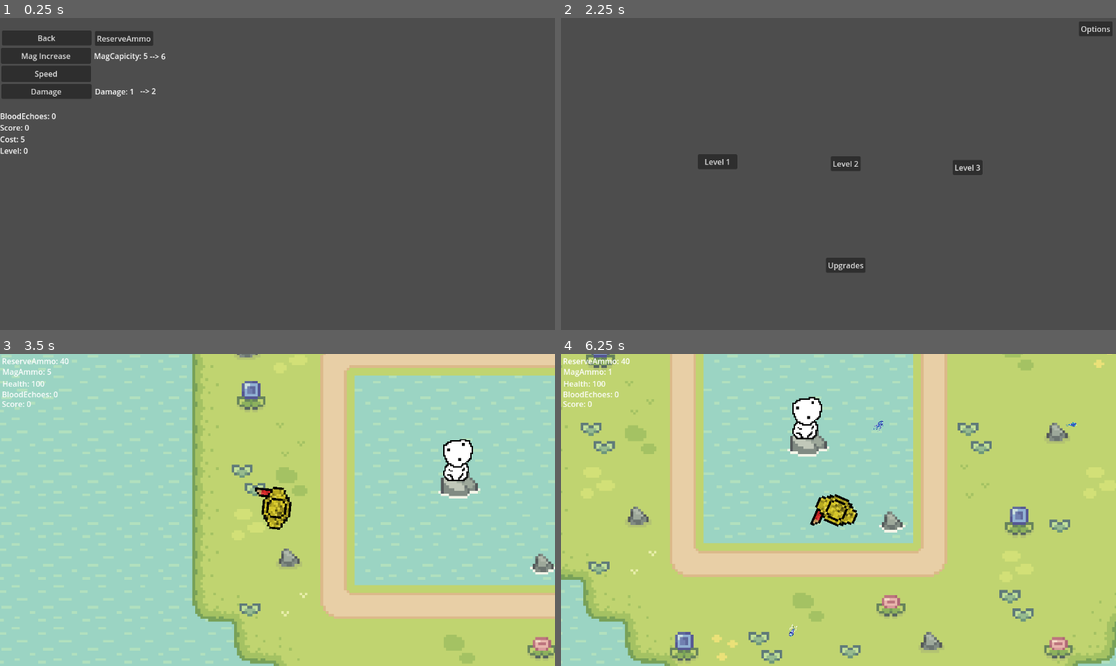
Above: before the commit, frames 1-4 (two rows, left to right).
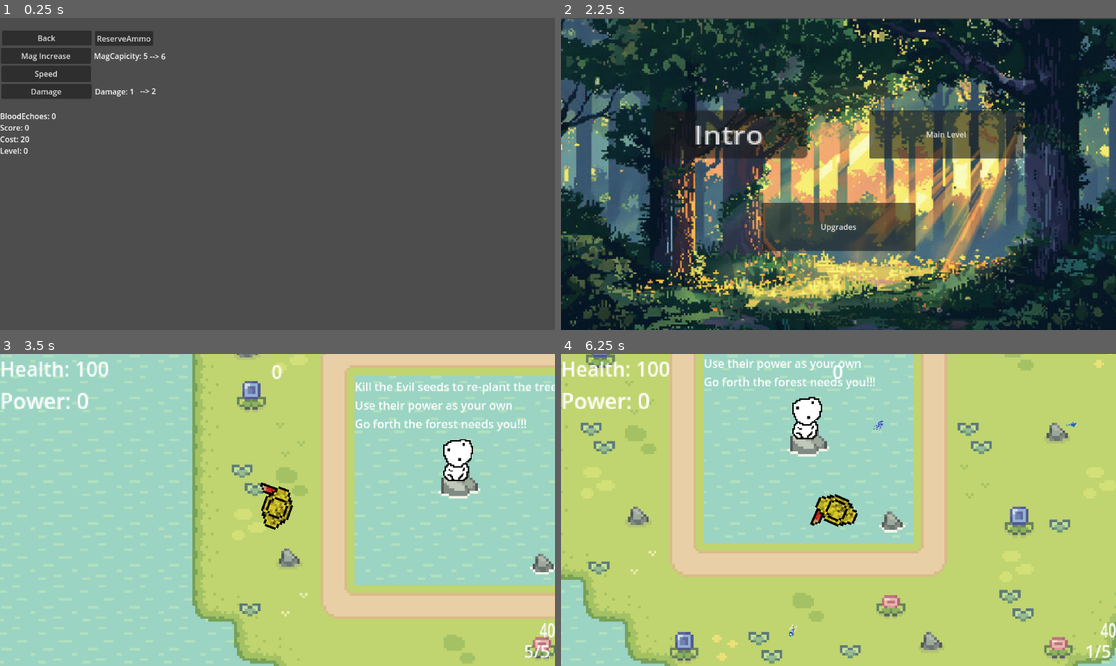
Above: after the commit, the same moments.

Repository: TheWhiteWolf0/Shooter-Game
Game: Godot game, scene res://Scenes/control.tscn
The game is run twice, just before and just after one commit, with the same random seed, the same clock (stepped at 60 frames per second) and the same inputs. This scene is started directly instead of the project's main scene.
Inputs (mouse positions are in pixels of both pictures, inside the frame that each line leads up to):
- Up to frame 1 (0.25 s): no input
- Up to frame 2 (2.25 s): click "Mag Increase" at 0.5 s; click "Speed" at 1.25 s; click "Back" at 2 s
- Up to frame 3 (3.5 s): click "Level 1" (after the commit: "Intro") at 2.75 s
- Up to frame 4 (6.25 s): tap Enter at 3.5 s; move the mouse to (960, 494) at 3.52 s; hold D (Right) 3.53-4.28 s; click (960, 494) at 3.6 s; move the mouse to (727, 525) at 4.27 s; hold S (Down) 4.28-5.03 s; click (727, 525) at 4.35 s; move the mouse to (894, 441) at 5.02 s; hold D (Right) 5.03-5.78 s; click (894, 441) at 5.1 s; move the mouse to (810, 572) at 5.77 s; hold W (Up) from 5.78 s (still down); click (810, 572) at 5.85 s

The runs differ from the first frame. In frame 1, less than 0.1% of the frame differs, in the area x 3-6%, y 37-40%; in frame 2, 92%, in the area x 0-100%, y 0-100%; in frame 3, 3.3%; in frame 4, 2.0%.

Commit message:
update Balancing

Diff:
--- a/shootergame/GlobalVariables/GloabalVariables.gd
+++ b/shootergame/GlobalVariables/GloabalVariables.gd
@@ -38,4 +38,4 @@
 
 # Upgrades #
 
-var cost:int = 5
+var cost:int = 20
--- a/shootergame/Scenes/control.tscn
+++ b/shootergame/Scenes/control.tscn
@@ -66,7 +66,7 @@
 offset_top = 192.0
 offset_right = 107.0
 offset_bottom = 216.0
-text = "BloodEchoes: "
+text = "Power: "
 horizontal_alignment = 1
 metadata/_edit_use_anchors_ = true
 
--- a/shootergame/Scenes/hud.tscn
+++ b/shootergame/Scenes/hud.tscn
@@ -8,43 +8,46 @@
 [node name="CanvasLayer" type="CanvasLayer" parent="."]
 
 [node name="mag_ammo" type="Label" parent="CanvasLayer"]
-offset_left = 5.0
-offset_top = 25.0
-offset_right = 98.0
-offset_bottom = 48.0
-text = "MagAmmo: "
+offset_left = 1088.0
+offset_top = 592.0
+offset_right = 1181.0
+offset_bottom = 615.0
+scale = Vector2(2.16, 2.16)
 metadata/_edit_use_anchors_ = true
 
 [node name="reserve_ammo" type="Label" parent="CanvasLayer"]
-offset_left = 4.0
-offset_top = 3.0
-offset_right = 125.0
-offset_bottom = 26.0
+anchors_preset = -1
+anchor_bottom = 0.00462963
+offset_left = 1120.0
+offset_top = 544.0
+offset_right = 1241.0
+offset_bottom = 567.0
+scale = Vector2(1.76, 2.48)
 text = "ReserveAmmo: "
 metadata/_edit_use_anchors_ = true
 
 [node name="player_Health" type="Label" parent="CanvasLayer"]
-offset_left = 5.0
-offset_top = 50.0
-offset_right = 65.0
-offset_bottom = 73.0
+offset_right = 60.0
+offset_bottom = 23.0
+scale = Vector2(2.59008, 2.60466)
 text = "Health: "
 horizontal_alignment = 1
 metadata/_edit_use_anchors_ = true
 
 [node name="BloodEchoes" type="Label" parent="CanvasLayer"]
-offset_left = 4.0
-offset_top = 72.0
-offset_right = 111.0
-offset_bottom = 96.0
-text = "BloodEchoes: "
-horizontal_alignment = 1
+offset_top = 64.0
+offset_right = 107.0
+offset_bottom = 88.0
+scale = Vector2(2.76978, 2.8)
+text = "Power: "
 metadata/_edit_use_anchors_ = true
 
 [node name="Score" type="Label" parent="CanvasLayer"]
-offset_left = 4.0
-offset_top = 92.0
-offset_right = 56.0
-offset_bottom = 115.0
-text = "Score: "
+offset_left = 512.0
+offset_top = 8.0
+offset_right = 564.0
+offset_bottom = 31.0
+scale = Vector2(2.44, 2.44)
+horizontal_alignment = 1
+vertical_alignment = 1
 metadata/_edit_use_anchors_ = true
--- a/shootergame/Scenes/level_1.tscn
+++ b/shootergame/Scenes/level_1.tscn
@@ -418,6 +418,8 @@
 radius = 13.802
 height = 42.3261
 
+[sub_resource type="LabelSettings" id="LabelSettings_xrdnt"]
+
 [node name="Level1" type="Node2D"]
 position = Vector2(-2, 0)
 scale = Vector2(8.36, 8.36)
@@ -458,3 +460,14 @@
 scale = Vector2(0.100478, 0.100478)
 
 [node name="HUD" parent="Player" instance=ExtResource("8_xrdnt")]
+
+[node name="Label" type="Label" parent="."]
+offset_left = -29.7847
+offset_top = -31.1005
+offset_right = 262.215
+offset_bottom = 43.8995
+scale = Vector2(0.272727, 0.272727)
+text = "Kill the Evil seeds to re-plant the trees
+Use their power as your own
+Go forth the forest needs you!!!"
+label_settings = SubResource("LabelSettings_xrdnt")
--- a/shootergame/Scenes/level_select.tscn
+++ b/shootergame/Scenes/level_select.tscn
@@ -1,6 +1,7 @@
-[gd_scene load_steps=2 format=3 uid="uid://n5q48eoj5nb5"]
+[gd_scene load_steps=3 format=3 uid="uid://n5q48eoj5nb5"]
 
 [ext_resource type="Script" uid="uid://6wevlv4roey7" path="res://Scripts/level_select.gd" id="1_rp7yy"]
+[ext_resource type="Texture2D" uid="uid://cfn4an3odfido" path="res://Sprite Frames/pixelForrest.jpg" id="2_nkys2"]
 
 [node name="LevelSelect" type="Control"]
 layout_mode = 3
@@ -11,48 +12,36 @@
 grow_vertical = 2
 script = ExtResource("1_rp7yy")
 
+[node name="PixelForrest" type="Sprite2D" parent="."]
+position = Vector2(578, 326)
+scale = Vector2(1.8, 1.8)
+texture = ExtResource("2_nkys2")
+
 [node name="Level1" type="Button" parent="."]
 layout_mode = 0
-offset_left = 284.0
-offset_top = 283.0
-offset_right = 366.0
-offset_bottom = 314.0
-text = "Level 1"
+offset_left = 192.0
+offset_top = 192.0
+offset_right = 276.0
+offset_bottom = 223.0
+scale = Vector2(3.80427, 3.21455)
+text = "Intro"
 
 [node name="Level2" type="Button" parent="."]
 layout_mode = 0
-offset_left = 560.0
-offset_top = 287.0
-offset_right = 622.0
-offset_bottom = 318.0
-text = "Level 2"
-
-[node name="Level3" type="Button" parent="."]
-layout_mode = 0
-offset_left = 813.0
-offset_top = 295.0
-offset_right = 875.0
-offset_bottom = 326.0
-text = "Level 3"
+offset_left = 640.0
+offset_top = 192.0
+offset_right = 960.0
+offset_bottom = 292.0
+text = "Main Level"
 
 [node name="Upgrades" type="Button" parent="."]
 layout_mode = 0
-offset_left = 550.0
-offset_top = 498.0
-offset_right = 632.0
-offset_bottom = 529.0
+offset_left = 416.0
+offset_top = 384.0
+offset_right = 736.0
+offset_bottom = 484.0
 text = "Upgrades"
-
-[node name="Options" type="Button" parent="."]
-layout_mode = 0
-offset_left = 1075.0
-offset_top = 7.0
-offset_right = 1145.0
-offset_bottom = 38.0
-text = "Options"
 
 [connection signal="pressed" from="Level1" to="." method="_on_level_1_pressed"]
 [connection signal="pressed" from="Level2" to="." method="_on_level_2_pressed"]
-[connection signal="pressed" from="Level3" to="." method="_on_level_3_pressed"]
 [connection signal="pressed" from="Upgrades" to="." method="_on_upgrades_pressed"]
-[connection signal="pressed" from="Options" to="." method="_on_options_pressed"]
--- a/shootergame/Scripts/Upgrades.gd
+++ b/shootergame/Scripts/Upgrades.gd
@@ -61,7 +61,7 @@
 func _on_speed_increase_pressed() -> void:
 	if GlobalVariables.Currency >= GlobalVariables.cost:
 		GlobalVariables.Currency = GlobalVariables.Currency - GlobalVariables.cost
-		GlobalVariables.player_speed = GlobalVariables.player_speed + 50
+		GlobalVariables.player_speed = GlobalVariables.player_speed + 25
 		GlobalVariables.player_lvl = GlobalVariables.player_lvl + 1
 	else:
 		print("Insufficient funds")
--- a/shootergame/Scripts/hud.gd
+++ b/shootergame/Scripts/hud.gd
@@ -10,8 +10,8 @@
 extends Node2D
 
 func _physics_process(delta: float) -> void:
-	$CanvasLayer/reserve_ammo.text = "ReserveAmmo: " + str(GlobalVariables.reserve_ammo)
-	$CanvasLayer/mag_ammo.text = "MagAmmo: " + str(GlobalVariables.mag_ammo)
+	$CanvasLayer/reserve_ammo.text = "" + str(GlobalVariables.reserve_ammo)
+	$CanvasLayer/mag_ammo.text = "" + str(GlobalVariables.mag_ammo) + "/" + str(GlobalVariables.mag_Capacity)
 	$CanvasLayer/player_Health.text = "Health: " + str(GlobalVariables.player_Health)
-	$CanvasLayer/BloodEchoes.text = "BloodEchoes: " + str(GlobalVariables.Currency)
-	$CanvasLayer/Score.text = "Score: " + str(GlobalVariables.player_Score)
+	$CanvasLayer/BloodEchoes.text = "Power: " + str(GlobalVariables.Currency)
+	$CanvasLayer/Score.text = "" + str(GlobalVariables.player_Score)
Not shown: 1 places in shootergame/Scenes/level_1.tscn that only renumber resources
